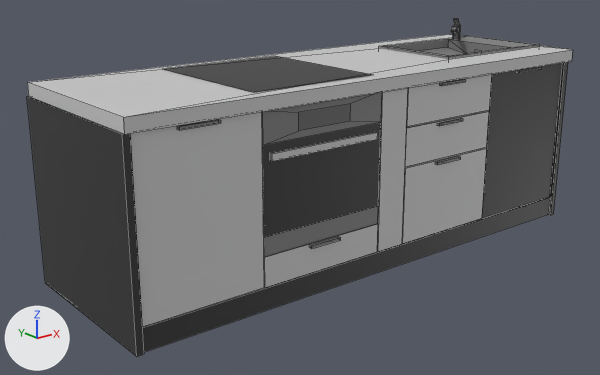
What one commit did to the FBX model Assets/Models/Assets_Interior v2/Cocina.fbx.
One viewpoint serves both versions: a 50 mm camera at (-1.779, -2.078, 1.064) aimed at (-0.096, 0.025, 0.223). Lighting does not change. The marker at lower left points along +X, +Y and +Z. Mesh edges are drawn as thin lines. Where no turn or scale is listed for an object, it has been applied to the vertices. Vertices at the same position are counted once.

Objects in the first picture: 'Cocina'.
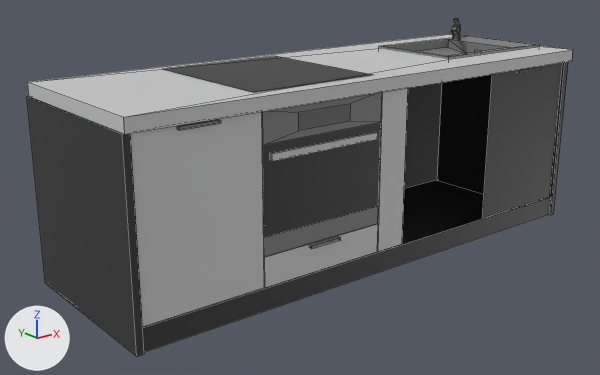
Where the newer file only moved an object's origin or applied its transform, the numbers keep the older frame.

Location of each change, (x1, y1, x2, y2) in pixels of the pictures (600 x 375 px; the box of a moved part takes in the faces that stretch with it):
```json
{"part": 1, "of": "me_mesh", "change": "deleted", "before": [440, 79, 466, 86]}
{"part": 2, "of": "me_mesh", "change": "deleted", "before": [438, 118, 463, 126]}
{"part": 3, "of": "me_mesh", "change": "deleted", "before": [436, 156, 461, 165]}
{"part": 4, "of": "me_mesh", "change": "deleted", "before": [405, 111, 489, 167]}
{"part": 5, "of": "me_mesh", "change": "deleted", "before": [402, 148, 487, 244]}
{"part": 6, "of": "me_mesh", "change": "moved or reshaped", "before": [130, 25, 562, 352], "after": [130, 25, 562, 352]}
```

Scene script edits in JSON lines:
```json
{"block": "me_mesh", "where": "# used by ob_cocina; location = (0.0, 0.0, 0.0)"}
{"op": "remove", "block": "me_mesh", "code": "me_mesh.from_pydata(...)  # 193 vertices, 115 faces; spans x -0.9..0.92, y -0.3..0.29, z 0.0..0.73"}
{"op": "add", "block": "me_mesh", "code": "me_mesh.from_pydata(...)  # 153 vertices, 95 faces; spans x -0.9..0.92, y -0.3..0.29, z 0.0..0.73"}
{"block": "me_mesh", "change": "me_mesh part 1: the loose piece of 8 vertices spanning x 0.22..0.34, y -0.3..-0.29, z 0.58..0.59 is deleted"}
{"block": "me_mesh", "change": "me_mesh part 2: the loose piece of 8 vertices spanning x 0.22..0.34, y -0.3..-0.29, z 0.45..0.46 is deleted"}
{"block": "me_mesh", "change": "me_mesh part 3: the loose piece of 8 vertices spanning x 0.22..0.34, y -0.3..-0.29, z 0.32..0.33 is deleted"}
{"block": "me_mesh", "change": "me_mesh part 4: the loose piece of 6 vertices spanning x 0.08..0.48, y -0.29..-0.27, z 0.33..0.46 is deleted"}
{"block": "me_mesh", "change": "me_mesh part 5: the loose piece of 6 vertices spanning x 0.08..0.48, y -0.29..-0.27, z 0.07..0.33 is deleted"}
{"block": "me_mesh", "change": "me_mesh part 6"}
{"block": "me_mesh", "change": "4 vertices are removed from x 0.08..0.48, y -0.29, z 0.47..0.59"}
{"block": "me_mesh", "change": "15 faces are deleted"}
{"block": "me_mesh", "change": "14 new faces join them"}
```
